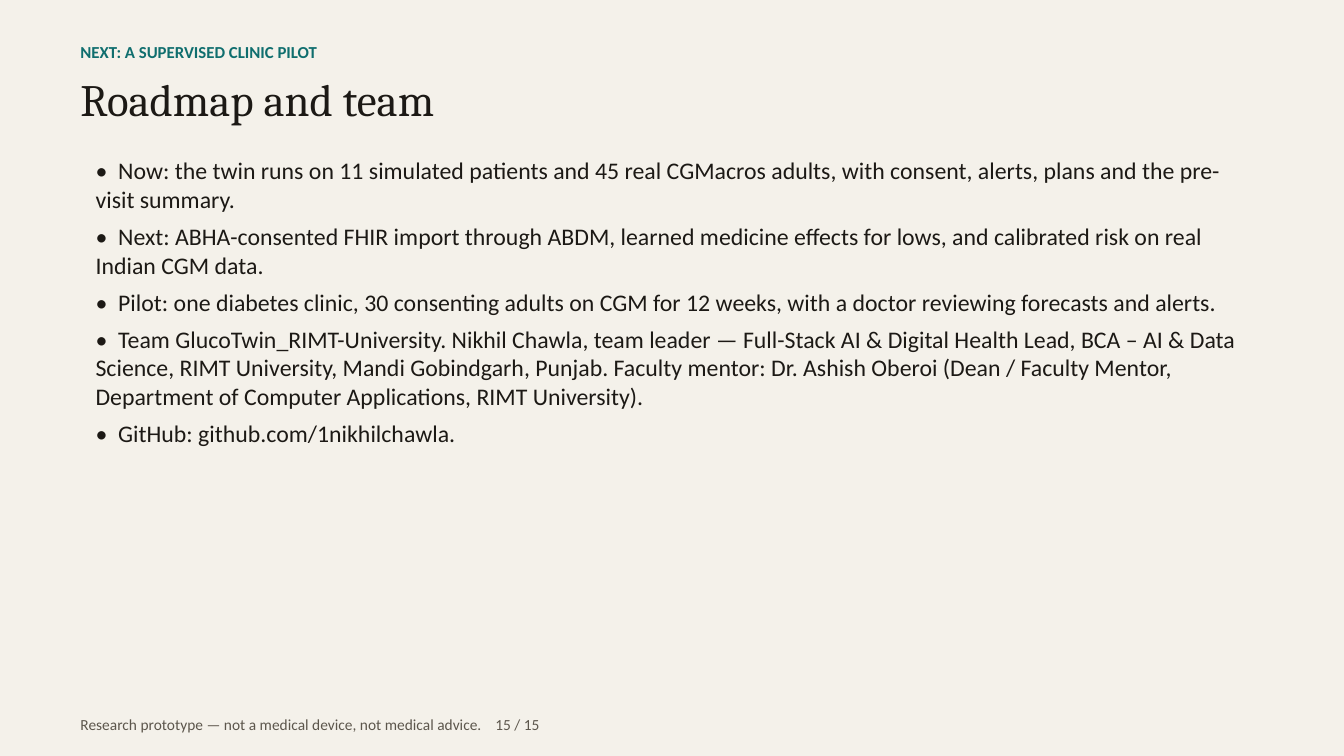
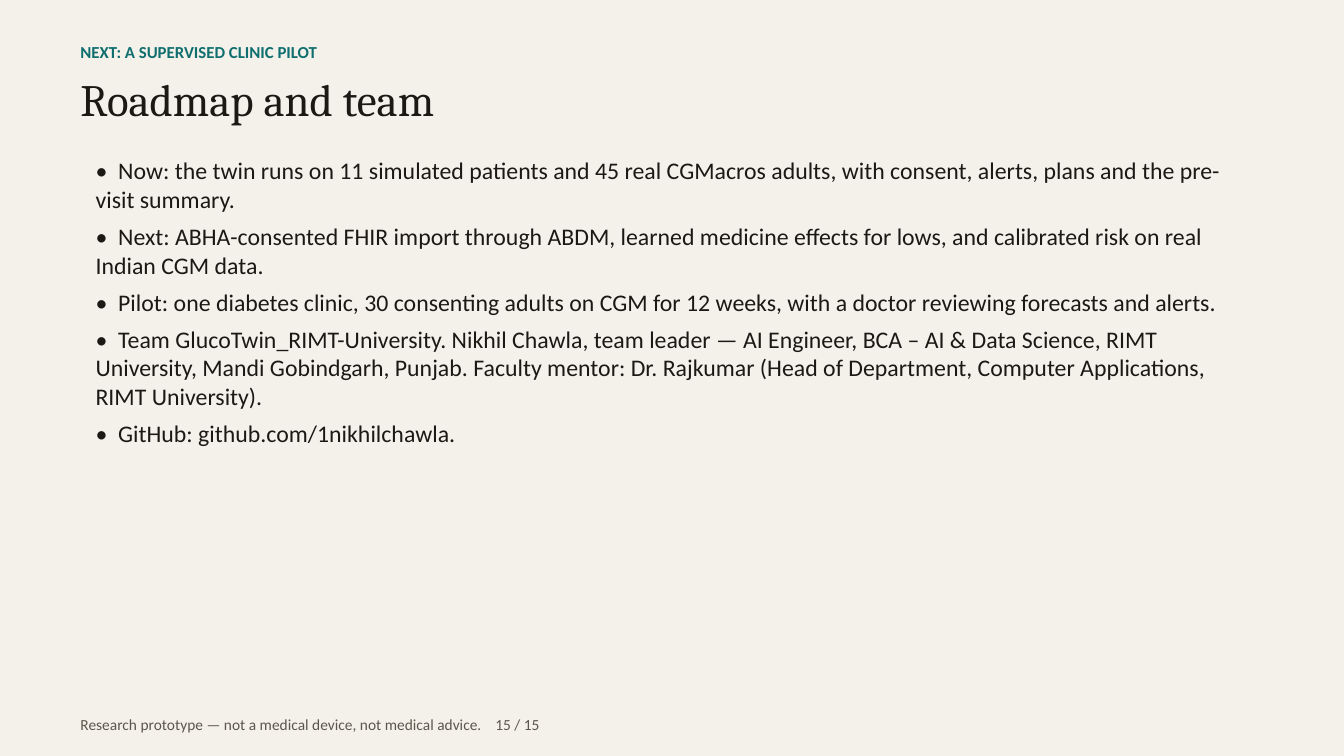
Before and after one commit to 1nikhilchawla/Plague_Doctors_RIMT_UNIVERSITY, a slide deck: slide 15 of docs/presentation/GlucoTwin_Presentation.pptx. Drawn at 1344x756 pixels with LibreOffice and Linux fonts; fonts in the diff are those of the drawing. Boxes give left, top, right and bottom in pixels: in the first picture for what was removed or moved away, otherwise in the second. Text is boxed around its words. In the diff, an @@ line names an element or a change of style, - is before the commit and + after.

Commit message:
Update team role and faculty mentor

```diff
--- a/docs/presentation/GlucoTwin_Presentation.pptx
+++ b/docs/presentation/GlucoTwin_Presentation.pptx
@@ text at bbox=[96, 331, 1204, 409]: text changed @@
-• Team GlucoTwin_RIMT-University. Nikhil Chawla, team leader — Full-Stack AI & Digital Health Lead, BCA – AI & Data Science, RIMT University, Mandi Gobindgarh, Punjab. Faculty mentor: Dr. Ashish Oberoi (Dean / Faculty Mentor, Department of Computer Applications, RIMT University).
+• Team GlucoTwin_RIMT-University. Nikhil Chawla, team leader — AI Engineer, BCA – AI & Data Science, RIMT University, Mandi Gobindgarh, Punjab. Faculty mentor: Dr. Rajkumar (Head of Department, Computer Applications, RIMT University).
```
Also in this commit, not shown: 1 other slide changed, 6 other files.
